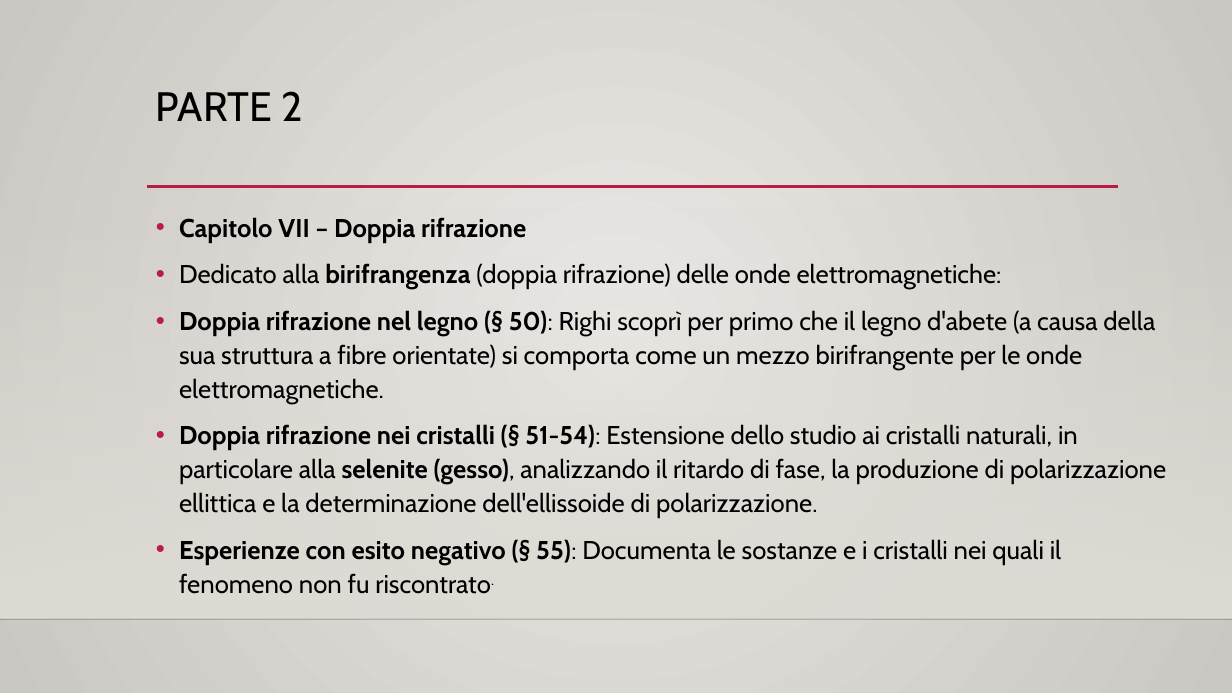
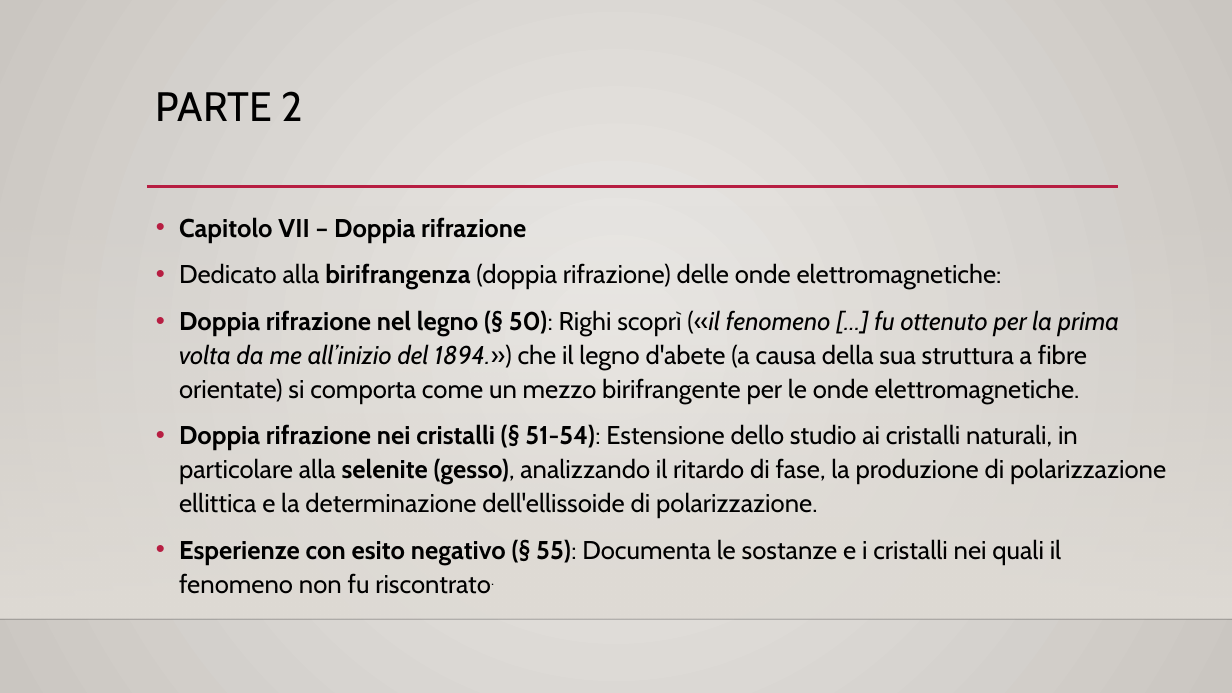
Before and after one commit to onixilam/tesi_magistrale_augusto_righi, a slide deck: slide 16 of presentazione_sunto_libro_di_Righi/presentazione_veloce_testo_Righi.pptx. Drawn at 1232x693 pixels with LibreOffice and Linux fonts; fonts in the diff are those of the drawing; background and template pictures are left out. Boxes give left, top, right and bottom in pixels: in the first picture for what was removed or moved away, otherwise in the second. Text is boxed around its words. In the diff, an @@ line names an element or a change of style, - is before the commit and + after.

```diff
--- a/presentazione_sunto_libro_di_Righi/presentazione_veloce_testo_Righi.pptx
+++ b/presentazione_sunto_libro_di_Righi/presentazione_veloce_testo_Righi.pptx
@@ text at <box>179,310,1119,403</box>: text changed @@
-• Doppia rifrazione nel legno (§ 50): Righi scoprì per primo che il legno d'abete (a causa della sua struttura a fibre orientate) si comporta come un mezzo birifrangente per le onde elettromagnetiche.
+• Doppia rifrazione nel legno (§ 50): Righi scoprì («il fenomeno […] fu ottenuto per la prima volta da me all’inizio del 1894.») che il legno d'abete (a causa della sua struttura a fibre orientate) si comporta come un mezzo birifrangente per le onde elettromagnetiche.
```
Also in this commit, not shown: 7 other slides changed, 4 other files.
